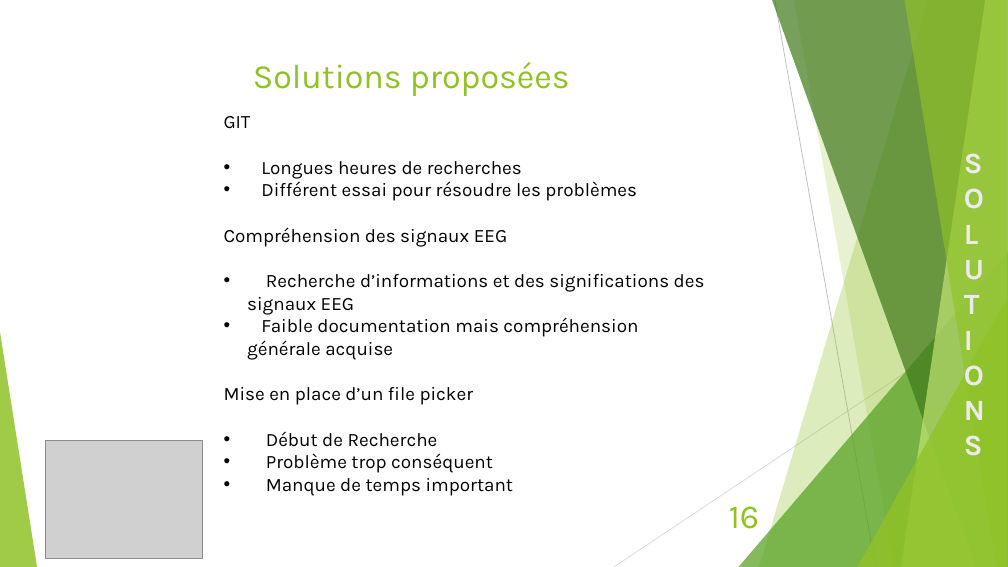
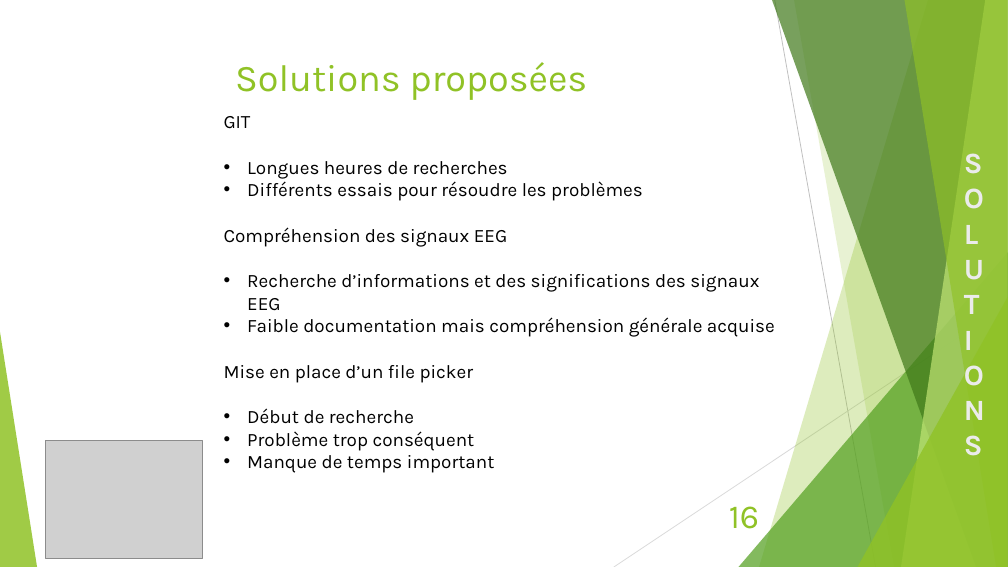
Before and after one commit to DOMEYD/Brainwave, a slide deck: slide 16 of RapportProjet/Projet Brainwaves.pptx. Drawn at 1008x567 pixels with LibreOffice and Linux fonts; fonts in the diff are those of the drawing; grey boxes stand for pictures. Boxes give left, top, right and bottom in pixels: in the first picture for what was removed or moved away, otherwise in the second. Text is boxed around its words. In the diff, an @@ line names an element or a change of style, - is before the commit and + after.

```diff
--- a/RapportProjet/Projet Brainwaves.pptx
+++ b/RapportProjet/Projet Brainwaves.pptx
@@ title "Solutions proposées" at <box>235,62,588,100</box>: size 32.4 to 36 pt @@
@@ text at <box>247,181,643,201</box>: text changed @@
-• Différent essai pour résoudre les problèmes
+• Différents essais pour résoudre les problèmes
@@ text at <box>247,408,414,424</box>: text changed @@
-• Début de Recherche
+• Début de recherche
```
Also in this commit, not shown: 13 other slides changed.
